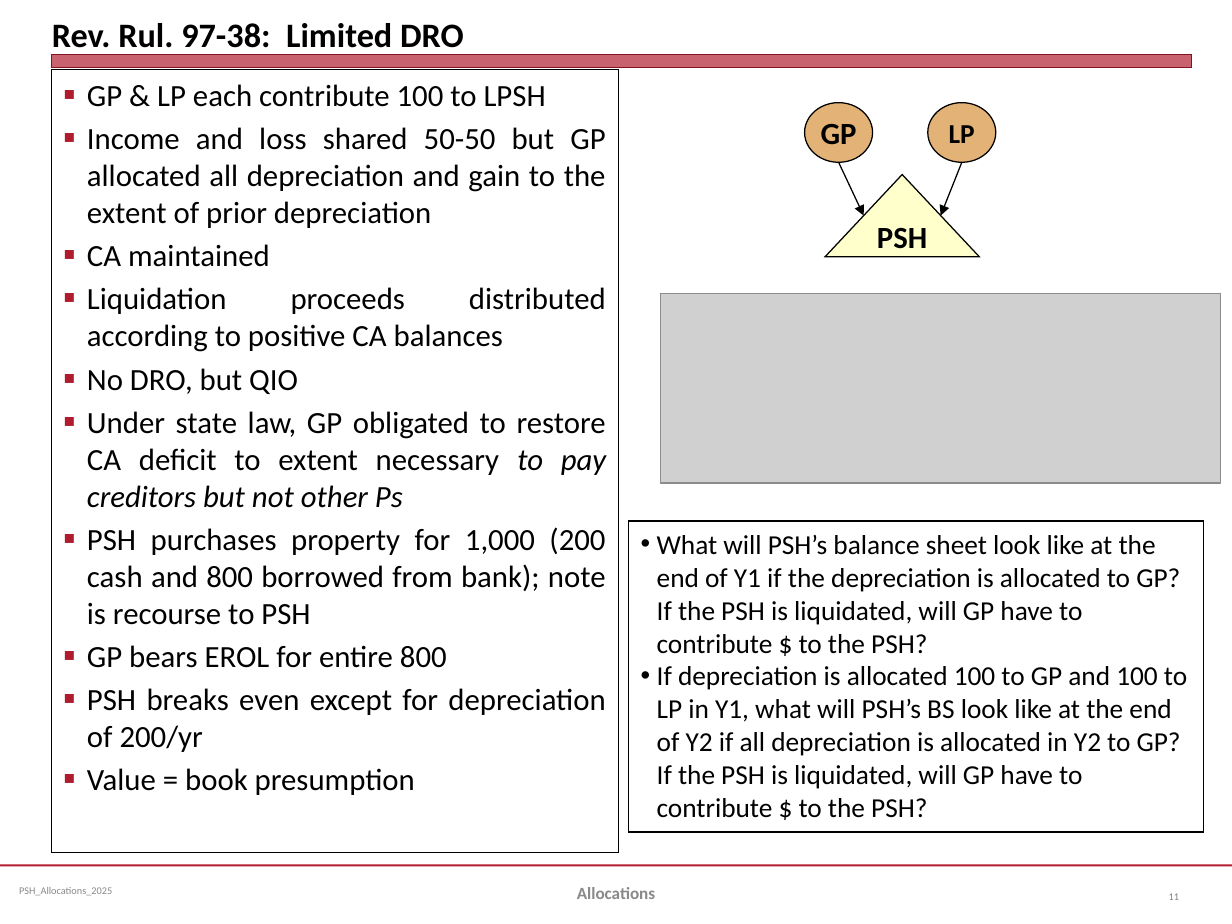
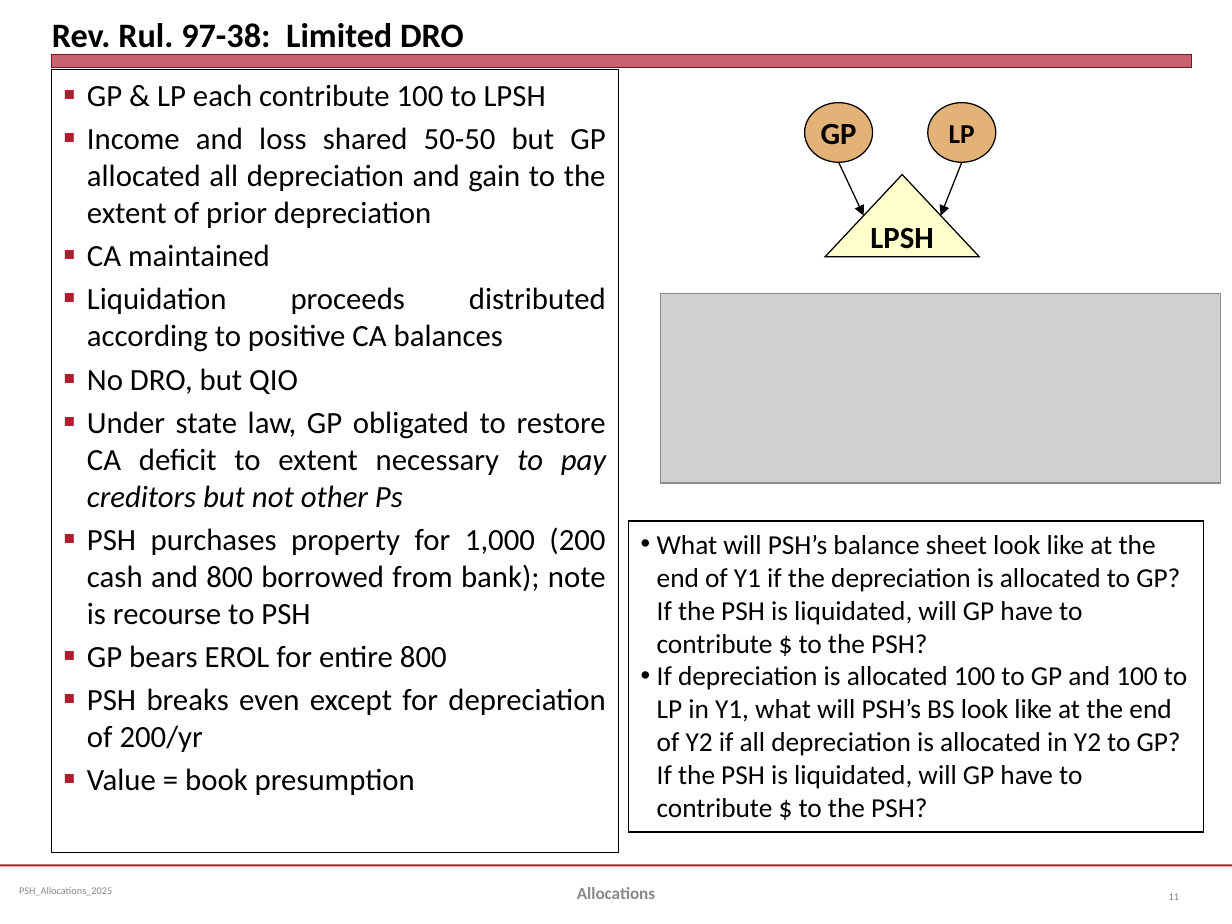
Before and after one commit to jmc877/Partnership-Tax, a slide deck: slide 11 of slides/PSH_Allocations_2025.pptx. Drawn at 1232x924 pixels with LibreOffice and Linux fonts; fonts in the diff are those of the drawing; grey boxes stand for pictures. Boxes give left, top, right and bottom in pixels: in the first picture for what was removed or moved away, otherwise in the second. Text is boxed around its words. In the diff, an @@ line names an element or a change of style, - is before the commit and + after.

```diff
--- a/slides/PSH_Allocations_2025.pptx
+++ b/slides/PSH_Allocations_2025.pptx
@@ text in triangle at [870,227,933,249]: text changed @@
-PSH
+LPSH
```
Also in this commit, not shown: 8 other slides changed.
